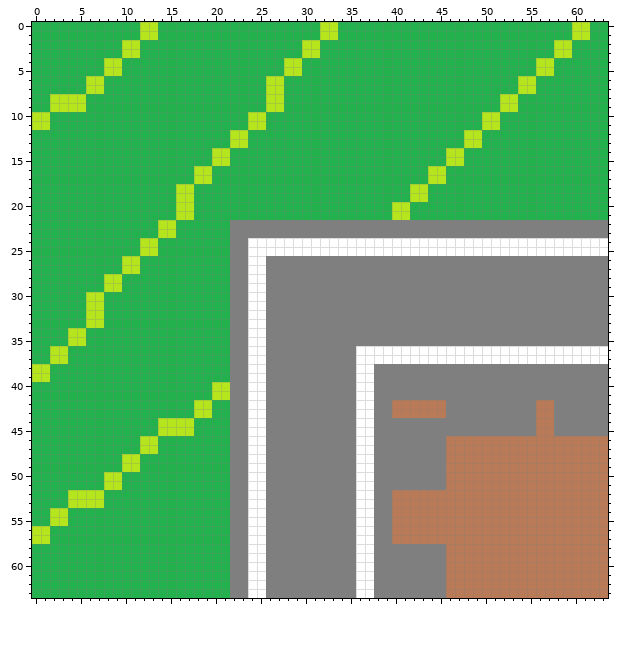
Edited in one commit: pixel-art sprite (gameproject/src/main/webapp/images/img_rampart_1.png). Above: the version before the commit.
The file is 64x64 pixels.
After:
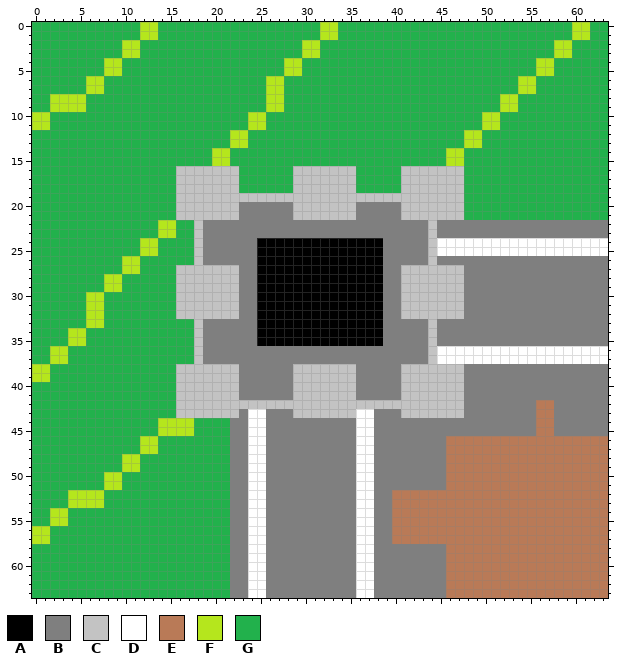
Palette (. is transparent): A #000000  B #7f7f7f  C #c3c3c3  D #ffffff  E #b97a57  F #b5e61d  G #22b14c
What changed:
Colour A replaces colour B in rows 26 to 35 at x 26 to 38.
Colour A replaces colour D in rows 24 to 25 at x 25 to 38; in rows 26 to 35 at x 25.
Colour B replaces colour D in rows 24 to 25 at x 24 and 39 to 43; in rows 26 to 35 at x 24; in rows 36 to 37 at x 24 to 25 and 36 to 43; in rows 38 to 41 at x 24 to 25 and 36 to 37.
Colour B replaces colour E in row 43 at x 40.
Colour B replaces colour F in rows 20 to 21 at x 40.
Colour B replaces colour G in rows 20 to 21 at x 23 to 28 and 36 to 39; in rows 22 to 26 at x 19 to 21; in rows 33 to 37 at x 19 to 21.
Colour C replaces colour B in rows 22 to 23 at x 44; in row 26 at x 44; in rows 27 to 32 at x 22 and 41 to 47; in rows 33 to 35 at x 44; in rows 38 to 41 at x 22, 29 to 35 and 41 to 47; in row 42 at x 22 to 23, 26 to 35, 38 to 39 and 46 to 47.
Colour C replaces colour B in row 43 at x 22, 29 to 35 and 46 to 47.
Colour C replaces colour D in rows 24 to 25 at x 44; in rows 36 to 37 at x 44; in row 42 at x 24 to 25 and 36 to 37.
Colour C replaces colour E in row 42 at x 40 to 45; in row 43 at x 41 to 45.
Colour C replaces colour F in rows 16 to 17 at x 18 to 19 and 44 to 45; in rows 18 to 19 at x 16 to 17 and 42 to 43; in rows 20 to 21 at x 16 to 17 and 41; in rows 40 to 41 at x 20 to 21; in rows 42 to 43 at x 18 to 19.
Colour C replaces colour G in rows 16 to 17 at x 16 to 17, 20 to 22, 29 to 35, 41 to 43 and 46 to 47; in row 18 at x 18 to 22, 29 to 35, 41 and 44 to 47; in row 19 at x 18 to 41 and 44 to 47; in rows 20 to 21 at x 18 to 22, 29 to 35 and 42 to 47; in rows 22 to 26 at x 18; in rows 27 to 32 at x 16 to 21.
Colour C replaces colour G in rows 33 to 37 at x 18; in rows 38 to 39 at x 16 to 21; in rows 40 to 41 at x 16 to 19; in rows 42 to 43 at x 16 to 17 and 20 to 21.
